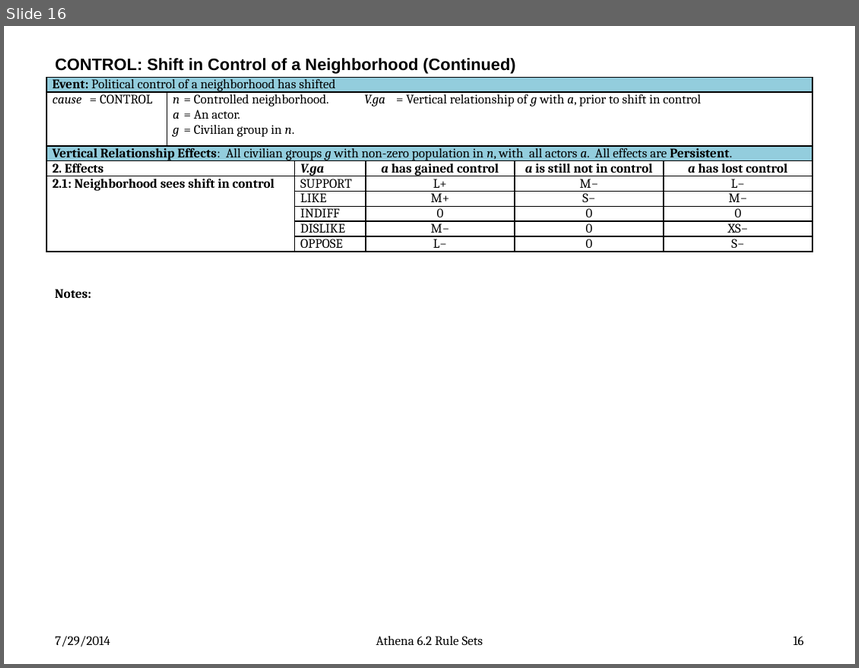
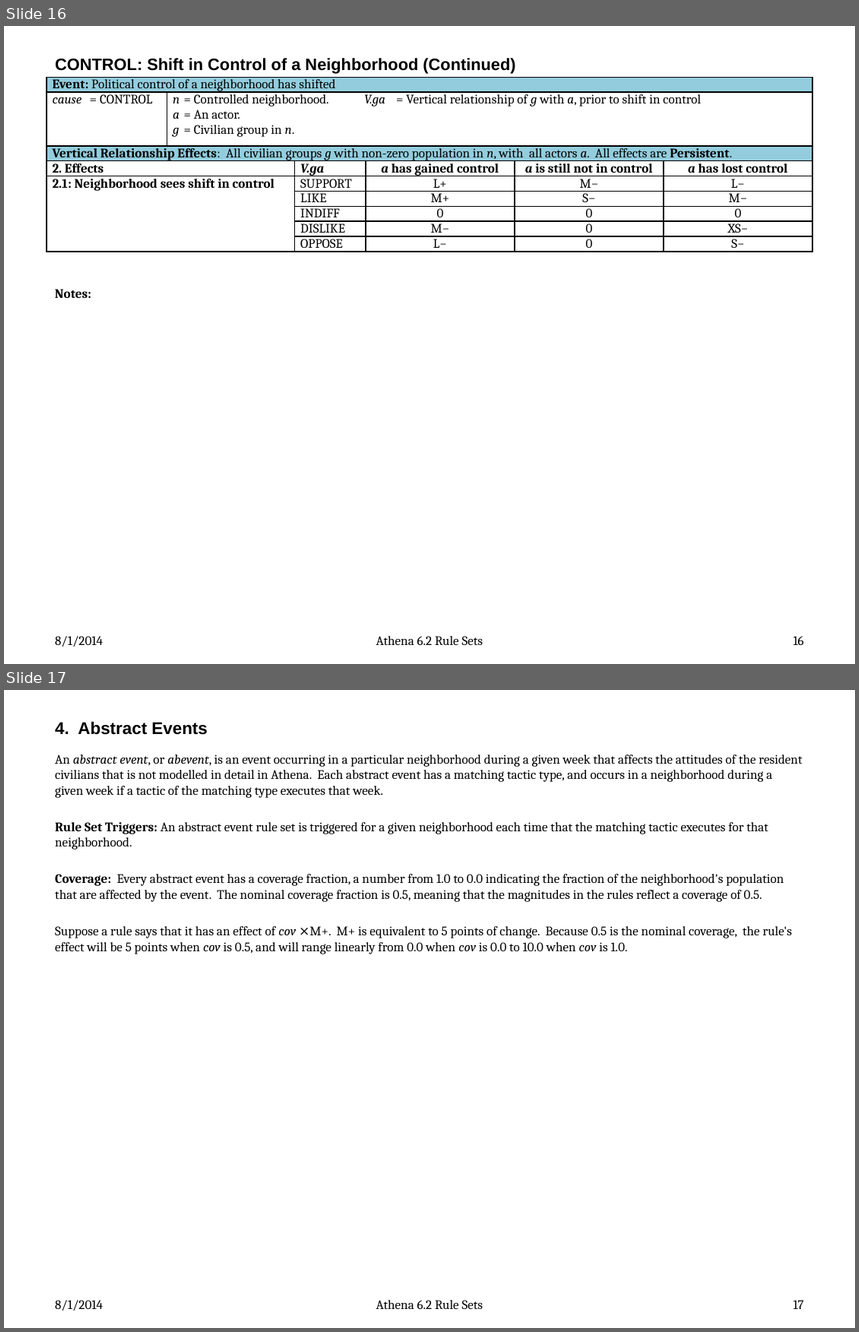
Before and after one commit to AthenaModel/athena-legacy, a slide deck: docs/dev/rules.pptx. Shown one above the other, each under a label of ours: slide 16 before the commit, slides 16 and 17 after it. The pictures are 859x668 and 859x1332 pixels, drawn with LibreOffice and Linux fonts; fonts in the diff are those of the drawing. Boxes give left, top, right and bottom in pixels: in the first picture for what was removed or moved away, otherwise in the second. Text is boxed around its words. In the diff, an @@ line names an element or a change of style, - is before the commit and + after.

Commit message:
Fixed Bug #{4561}
Added the new rule sets with their model parameters, updated the relevant
enumerations, added a test suite, and updated the Rules document.

```diff
--- a/docs/dev/rules.pptx
+++ b/docs/dev/rules.pptx
@@ slide 17 added at box(4, 690, 855, 1328), background #FFFFFF @@
@@ title added at box(55, 721, 207, 735), 14.4 pt, text #000000, bold @@
+4. Abstract Events
@@ text added at box(55, 755, 802, 954), 11 pt, text #000000 @@
+An abstract event, or abevent, is an event occurring in a particular neighborhood during a given week that affects the attitudes of the resident civilians that is not modelled in detail in Athena. Each abstract event has a matching tactic type, and occurs in a neighborhood during a given week if a tactic of the matching type executes that week.
+Rule Set Triggers: An abstract event rule set is triggered for a given neighborhood each time that the matching tactic executes for that neighborhood.
+Coverage: Every abstract event has a coverage fraction, a number from 1.0 to 0.0 indicating the fraction of the neighborhood's population that are affected by the event. The nominal coverage fraction is 0.5, meaning that the magnitudes in the rules reflect a coverage of 0.5.
+Suppose a rule says that it has an effect of cov ⨯M+. M+ is equivalent to 5 points of change. Because 0.5 is the nominal coverage, the rule's effect will be 5 points when cov is 0.5, and will range linearly from 0.0 when cov is 0.0 to 10.0 when cov is 1.0.
@@ text added at box(55, 1300, 103, 1311), 11 pt, text #000000 @@
+8/1/2014
@@ text added at box(376, 1300, 484, 1309), 11 pt, text #000000 @@
+Athena 6.2 Rule Sets
@@ page number added at box(794, 1300, 804, 1309), 11 pt, text #000000 @@
+17
@@ slide 16 changed as well @@
@@ text at box(55, 636, 103, 647): text changed @@
-7/29/2014
+8/1/2014
```
Also in this commit, not shown: 72 other slides changed, 6 other slides added, 6 other files.
